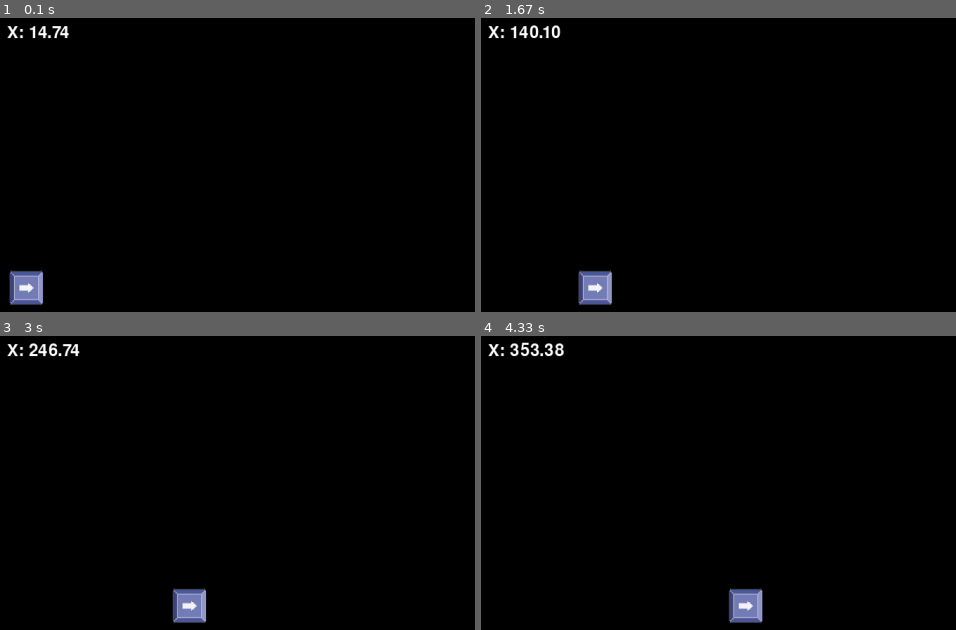
Above: before the commit, frames 1-4 (two rows, left to right).
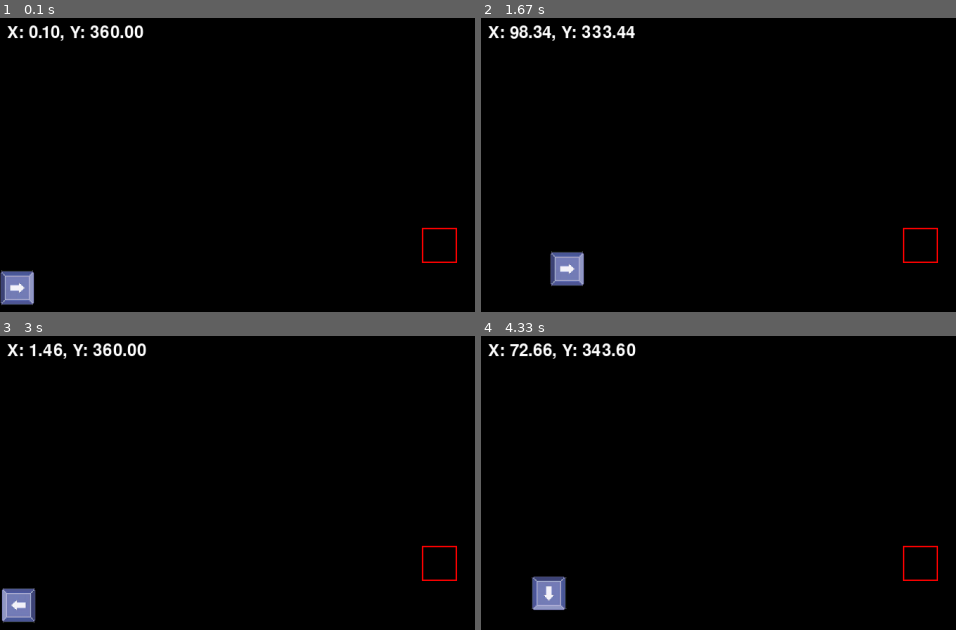
Above: after the commit, the same moments.

Repository: vitorpsogarcia/terranon
Game: pygame game, started from estudos/vitor/main.py
Same seed, same stepped clock (60 frames per second), same inputs: the game is played once before the commit and once after it.
Inputs:
- Up to frame 1 (0.1 s): no input
- Up to frame 2 (1.67 s): hold Right 0.33-0.8 s; hold Up 0.83-1.13 s; hold Right 1.17-1.63 s
- Up to frame 3 (3 s): hold Left 1.67-2.2 s; hold Down 2.23-2.53 s; hold Left 2.57-2.97 s
- Up to frame 4 (4.33 s): hold Up 3-3.37 s; hold Right 3.4-4.03 s; hold Down from 4.07 s (still down)

The runs differ from the first frame. In frame 1, 1.6% of the frame differs, in the area x 0-97%, y 2-98%; in frame 2, 2.5%; in frame 3, 2.6%; in frame 4, 2.6%, in the area x 6-97%, y 2-98%.

Commit message:
feat: movimentação de imagem ao pressionar teclas

Diff:
--- a/estudos/vitor/main.py
+++ b/estudos/vitor/main.py
@@ -10,32 +10,80 @@
 
 pygame.init()
 
+pygame.key.set_repeat(100, 10)
+
 screen = pygame.display.set_mode(SCREEN_SIZE)
-image = pygame.image.load("a.png").convert()
+image_main = pygame.image.load("a.png").convert()
 clock = pygame.time.Clock()
 font = pygame.font.Font(None, 36)
 
-image = pygame.transform.scale(image, (50, 50))
-image = pygame.transform.rotate(image, DEGREES_DIR["right"])
-image.set_colorkey((255, 255, 0))
+image_main = pygame.transform.scale(image_main, (50, 50))
+image_main.set_colorkey((255, 255, 0))
+image = pygame.transform.rotate(image_main, DEGREES_DIR["right"])
 
 delta_time = 0.1
-x= 0.1
+pos = [0.1, SCREEN_SIZE[1] // 2]
 velocity = 80
 running = True
 while running:
     screen.fill((0, 0, 0))
 
-    screen.blit(image, (x, SCREEN_SIZE[1] // 2))
+    screen.blit(image, (pos[0], pos[1]))
 
-    x += velocity * delta_time
+    hitbox = pygame.Rect(pos[0], pos[1], image.get_width(), image.get_height())
 
-    text = font.render(f"X: {x:.2f}", True, (255, 255, 255))
+    target = pygame.Rect(600, 300, 50, 50)
+
+    target_hit = target.colliderect(hitbox)
+    color = (0, 255, 0) if target_hit else (255, 0, 0)
+    pygame.draw.rect(screen, color, target, 2)
+
+    text = font.render(f"X: {pos[0]:.2f}, Y: {pos[1]:.2f}", True, (255, 255, 255))
     screen.blit(text, (10, 10))
 
     for event in pygame.event.get():
+        all_keys = pygame.key.get_pressed()
+        keys_pressed = {
+            "left": all_keys[pygame.K_LEFT],
+            "right": all_keys[pygame.K_RIGHT],
+            "up": all_keys[pygame.K_UP],
+            "down": all_keys[pygame.K_DOWN]
+        }
         if event.type == pygame.QUIT:
             running = False
+        if sum(keys_pressed.values()) > 0:
+
+            if keys_pressed["up"] and keys_pressed["right"]:
+                pos[1] -= velocity / 2 * delta_time
+                pos[0] += velocity / 2 * delta_time
+                image = pygame.transform.rotate(image_main, DEGREES_DIR["right"] + 45)
+            elif keys_pressed["up"] and keys_pressed["left"]:
+                pos[1] -= velocity / 2 * delta_time
+                pos[0] -= velocity / 2 * delta_time
+                image = pygame.transform.rotate(image_main, DEGREES_DIR["left"] - 45)
+            elif keys_pressed["down"] and keys_pressed["right"]:
+                pos[1] += velocity / 2 * delta_time
+                pos[0] += velocity / 2 * delta_time
+                image = pygame.transform.rotate(image_main, DEGREES_DIR["right"] - 45)
+            elif keys_pressed["down"] and keys_pressed["left"]:
+                pos[1] += velocity / 2 * delta_time
+                pos[0] -= velocity / 2 * delta_time
+                image = pygame.transform.rotate(image_main, DEGREES_DIR["left"] + 45)
+            elif keys_pressed["down"]:
+                pos[1] += velocity * delta_time
+                image = pygame.transform.rotate(image_main, DEGREES_DIR["down"])
+            elif keys_pressed["up"]:
+                pos[1] -= velocity * delta_time
+                image = pygame.transform.rotate(image_main, DEGREES_DIR["up"])
+            elif keys_pressed["right"]:
+                pos[0] += velocity * delta_time
+                image = pygame.transform.rotate(image_main, DEGREES_DIR["right"])
+            elif keys_pressed["left"]:
+                pos[0] -= velocity * delta_time
+                image = pygame.transform.rotate(image_main, DEGREES_DIR["left"])
+
+
+
 
     pygame.display.flip()
 
